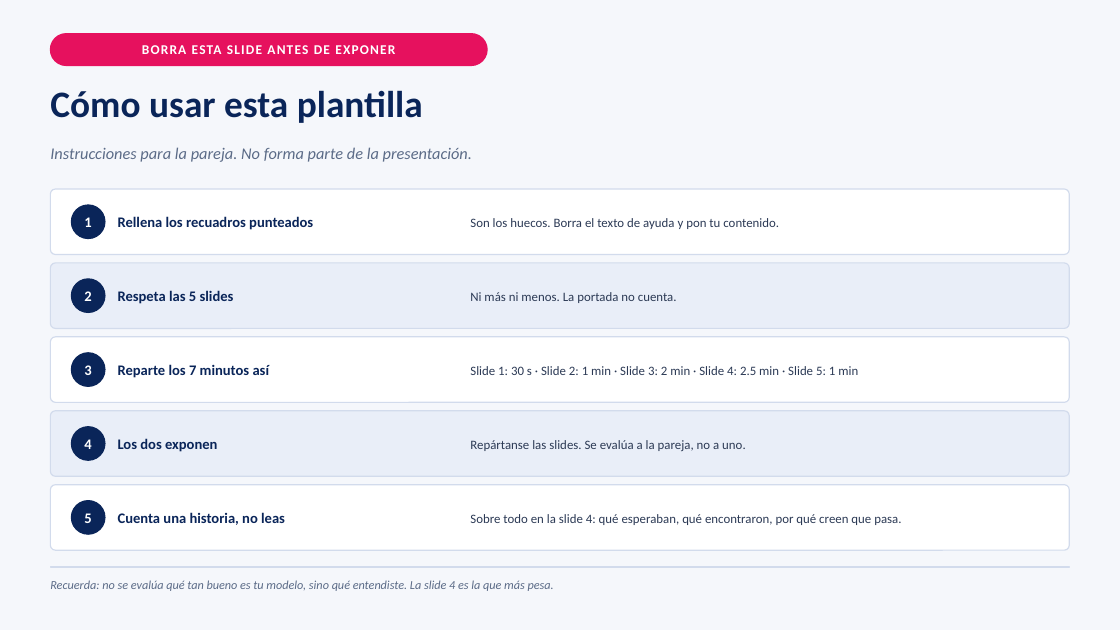
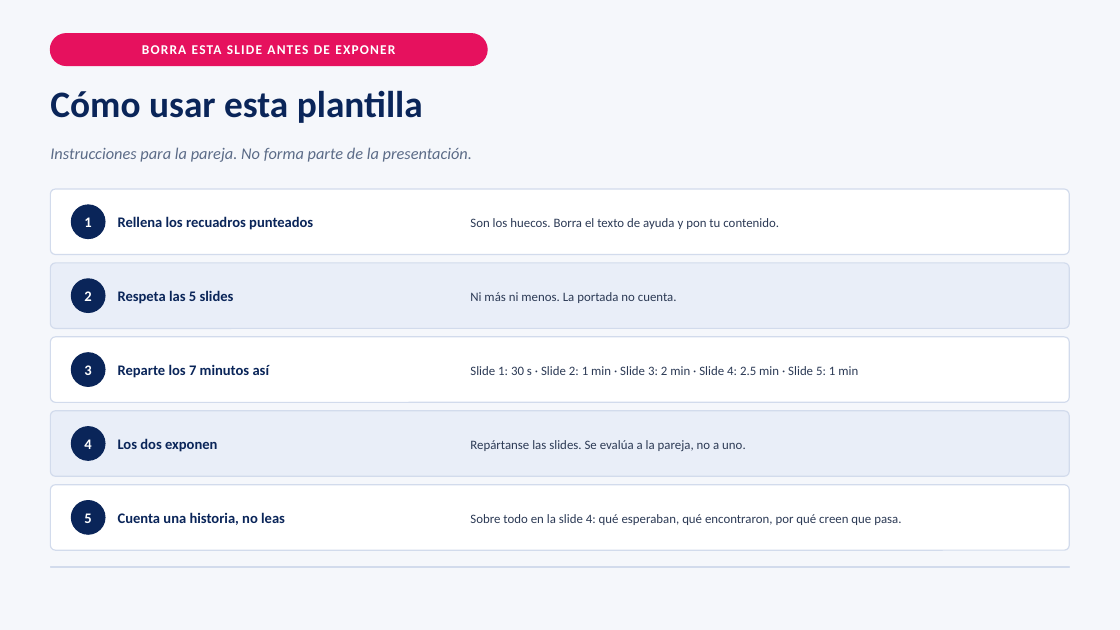
Before and after one commit to josefrodrim/Estad-stica-Descriptiva-E-Inferencial, a slide deck: slide 7 of Proyecto_final_titanic/PPT/Proyecto_Titanic_Plantilla_Presentacion.pptx. Drawn at 1120x630 pixels with LibreOffice and Linux fonts; fonts in the diff are those of the drawing. Boxes give left, top, right and bottom in pixels: in the first picture for what was removed or moved away, otherwise in the second. Text is boxed around its words. In the diff, an @@ line names an element or a change of style, - is before the commit and + after.

```diff
--- a/Proyecto_final_titanic/PPT/Proyecto_Titanic_Plantilla_Presentacion.pptx
+++ b/Proyecto_final_titanic/PPT/Proyecto_Titanic_Plantilla_Presentacion.pptx
@@ text removed at (50,580,554,591) @@
-Recuerda: no se evalúa qué tan bueno es tu modelo, sino qué entendiste. La slide 4 es la que más pesa.
```
Also in this commit, not shown: 3 other files.
